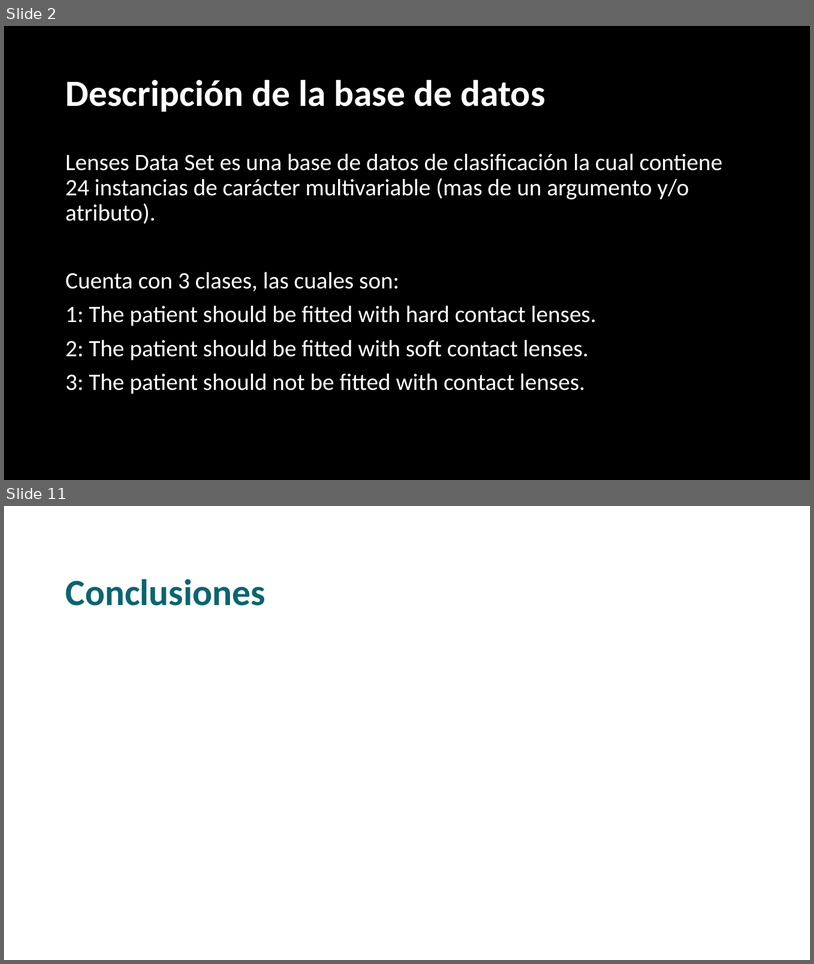
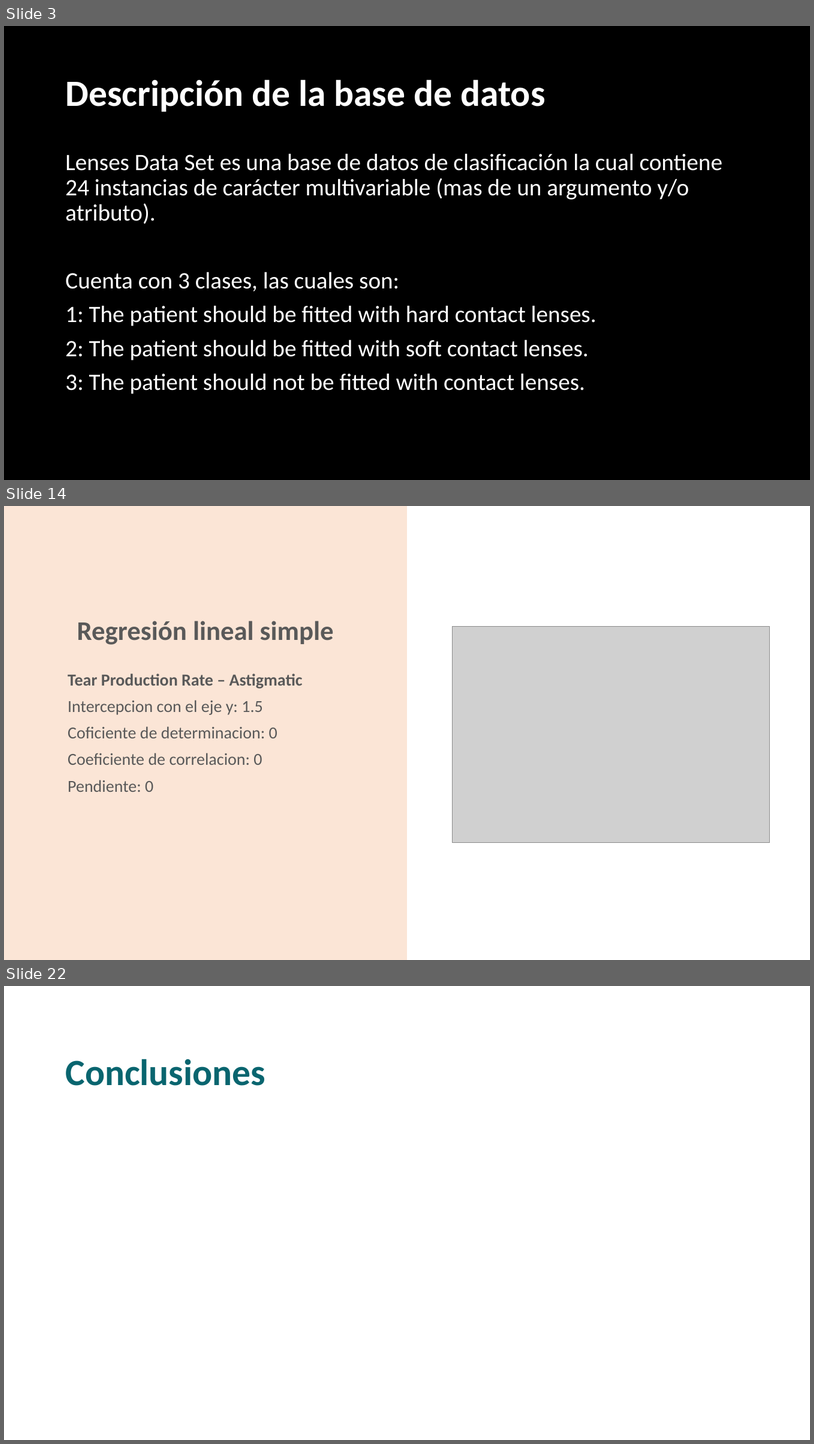
Before and after one commit to JuanAguilarDev/Data-mining-project, a slide deck: Plantilla Exposición.pptx. Shown one above the other, each under a label of ours: slides 2 and 11 before the commit, slides 3, 14 and 22 after it; the slides between them are not shown. The pictures are 814x964 and 814x1444 pixels, drawn with LibreOffice and Linux fonts; fonts in the diff are those of the drawing; grey boxes stand for pictures; background and template pictures are left out. Boxes give left, top, right and bottom in pixels: in the first picture for what was removed or moved away, otherwise in the second. Text is boxed around its words. In the diff, an @@ line names an element or a change of style, - is before the commit and + after.

```diff
--- a/Plantilla Exposición.pptx
+++ b/Plantilla Exposición.pptx
@@ slide 14 added at (4, 506, 810, 960), background #FFFFFF @@
@@ rectangle added at (4, 506, 408, 960), fill #FBE5D6 @@
@@ title added at (77, 621, 334, 645), 32 pt, text #595959, bold @@
+Regresión lineal simple
@@ picture added at (453, 627, 770, 843) @@
@@ text added at (68, 673, 303, 792), 20 pt, text #595959 @@
+Tear Production Rate – Astigmatic
+Intercepcion con el eje y: 1.5
+Coficiente de determinacion: 0
+Coeficiente de correlacion: 0
+Pendiente: 0
@@ what was slide 2 is now slide 3 @@
@@ what was slide 11 is now slide 22 @@
```
Also in this commit, not shown: 5 slides changed, 14 other slides added, 4 slides removed.
